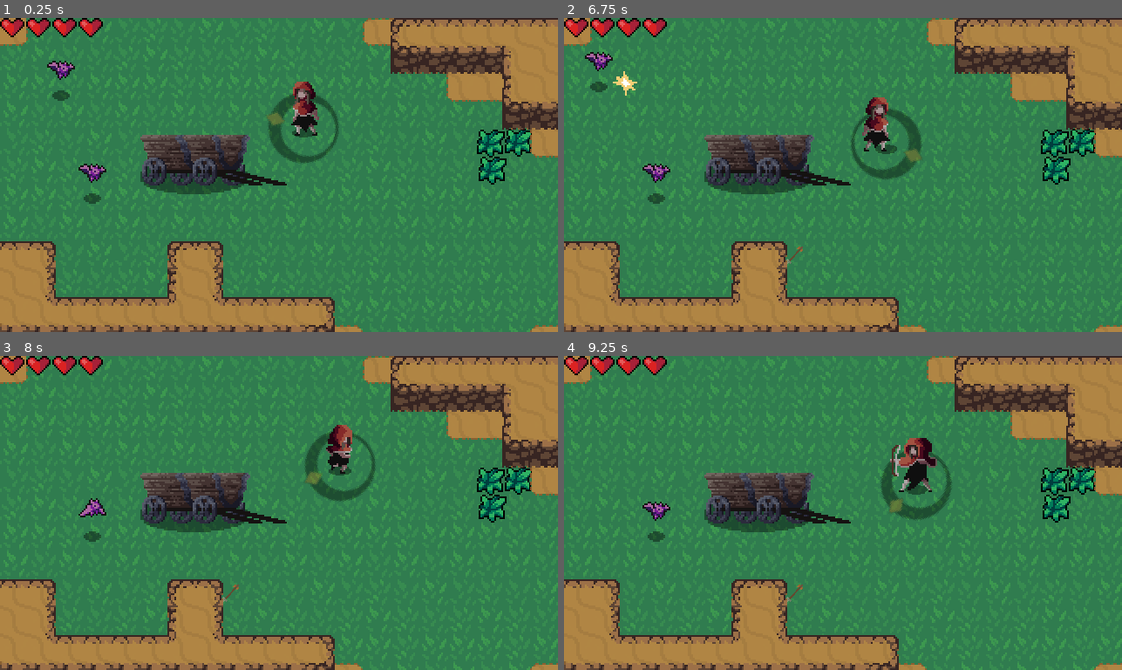
Above: before the commit, frames 1-4 (two rows, left to right).
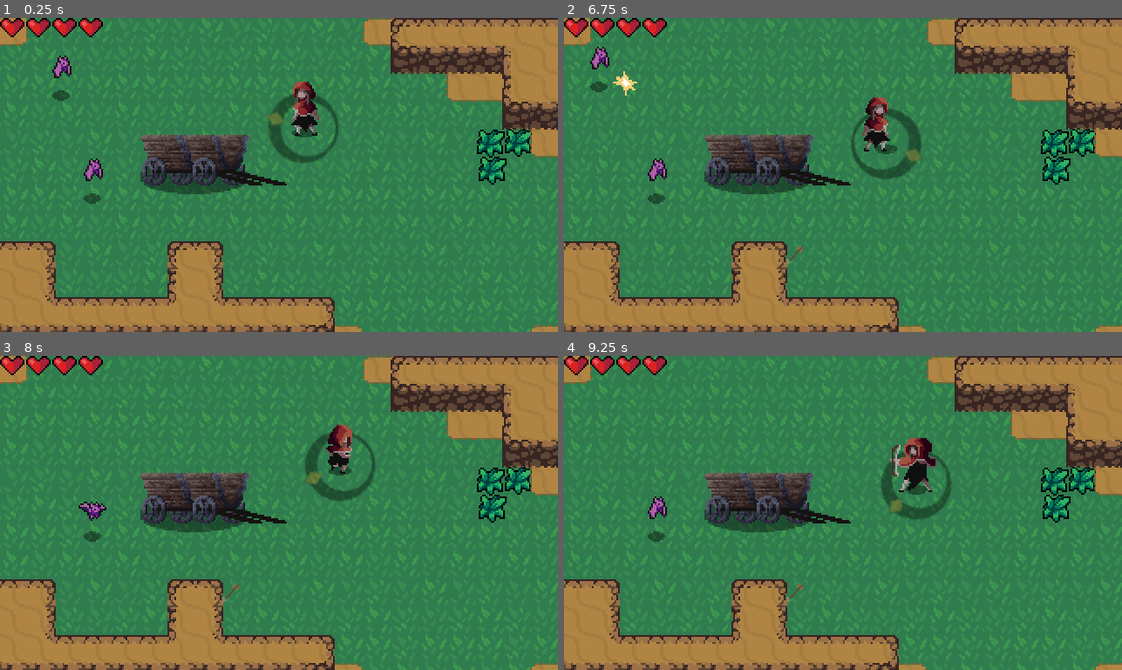
Above: after the commit, the same moments.

Repository: 2BytesGoat/godot-games
Game: Godot game, scene res://World/World.tscn
The game is run twice, just before and just after one commit, with the same random seed, the same clock (stepped at 60 frames per second) and the same inputs.
Inputs (mouse positions are in pixels of both pictures, inside the frame that each line leads up to):
- Up to frame 1 (0.25 s): no input
- Up to frame 2 (6.75 s): move the mouse to (965, 159) at 0.52 s; hold Right (ui_right) 0.53-1.28 s; click (965, 159) at 0.6 s; move the mouse to (731, 190) at 1.27 s; hold Down (ui_down) 1.28-2.03 s; right-click (731, 190) at 1.35 s; move the mouse to (898, 105) at 2.02 s; hold Right (ui_right) 2.03-2.78 s; click (898, 105) at 2.1 s; move the mouse to (815, 237) at 2.77 s; hold Up (ui_up) 2.78-3.53 s; right-click (815, 237) at 2.85 s; move the mouse to (1010, 222) at 3.52 s; hold Left (ui_left) 3.53-5.03 s; click (1010, 222) at 3.6 s; move the mouse to (675, 127) at 4.27 s; right-click (675, 127) at 4.35 s; move the mouse to (870, 175) at 5.02 s; hold Down (ui_down) 5.03-5.78 s; click (870, 175) at 5.1 s; move the mouse to (759, 96) at 5.77 s; hold Right (ui_right) 5.78-6.53 s; right-click (759, 96) at 5.85 s; move the mouse to (965, 159) at 6.52 s; hold Up (ui_up) from 6.53 s (still down); click (965, 159) at 6.6 s
- Up to frame 3 (8 s): move the mouse to (167, 528) at 7.27 s; release Up (ui_up) at 7.28 s; hold Right (ui_right) from 7.28 s (still down); right-click (167, 528) at 7.35 s
- Up to frame 4 (9.25 s): move the mouse to (898, 443) at 8.02 s; release Right (ui_right) at 8.03 s; hold Down (ui_down) 8.03-8.78 s; click (898, 443) at 8.1 s; move the mouse to (815, 575) at 8.77 s; hold Left (ui_left) from 8.78 s (still down); right-click (815, 575) at 8.85 s

The runs differ from the first frame. In frame 1, 0.4% of the frame differs, in the area x 8-20%, y 11-53%; in frame 2, 0.4%; in frame 3, 0.2%; in frame 4, 0.2%.

Commit message:
Add bat soft collision to prevent overlap

Diff:
--- /dev/null
+++ b/hearthbeast_with_a_twist/Boxes/SoftCollision.gd
@@ -0,0 +1,14 @@
+extends Area2D
+
+func is_colliding():
+	var areas = get_overlapping_areas()
+	return areas.size() > 0
+
+func get_push_vector():
+	var areas = get_overlapping_areas()
+	var push_vector = Vector2.ZERO
+	if is_colliding():
+		var area = areas[0]
+		push_vector = area.global_position.direction_to(global_position)
+		push_vector = push_vector.normalized()
+	return push_vector
--- /dev/null
+++ b/hearthbeast_with_a_twist/Boxes/SoftCollision.tscn
@@ -0,0 +1,10 @@
+[gd_scene load_steps=2 format=2]
+
+[ext_resource path="res://Boxes/SoftCollision.gd" type="Script" id=1]
+
+[node name="SoftCollision" type="Area2D"]
+collision_layer = 16
+collision_mask = 16
+script = ExtResource( 1 )
+
+[node name="CollisionShape2D" type="CollisionShape2D" parent="."]
--- a/hearthbeast_with_a_twist/Enemies/Bat.gd
+++ b/hearthbeast_with_a_twist/Enemies/Bat.gd
@@ -20,6 +20,7 @@
 onready var sprite = $BatAnimatedSprite
 onready var playerDetectionZone = $PlayerDetectionZone
 onready var hurtbox = $HurtBox
+onready var softCollision = $SoftCollision
 
 func _physics_process(delta):
 	knockback = knockback.move_toward(Vector2.ZERO, FRICTION * delta)
@@ -40,6 +41,8 @@
 			else:
 				state = IDLE
 
+	if softCollision.is_colliding():
+		velocity += softCollision.get_push_vector() * delta * 400
 	velocity = move_and_slide(velocity)
 
 func seek_player():
--- a/hearthbeast_with_a_twist/Enemies/Bat.tscn
+++ b/hearthbeast_with_a_twist/Enemies/Bat.tscn
@@ -7,6 +7,7 @@
 [ext_resource path="res://Stats.tscn" type="PackedScene" id=5]
 [ext_resource path="res://Enemies/PlayerDetectionZone.tscn" type="PackedScene" id=6]
 [ext_resource path="res://Boxes/HitBox.tscn" type="PackedScene" id=7]
+[ext_resource path="res://Boxes/SoftCollision.tscn" type="PackedScene" id=8]
 
 [sub_resource type="AtlasTexture" id=1]
 atlas = ExtResource( 2 )
@@ -49,6 +50,9 @@
 [sub_resource type="CircleShape2D" id=10]
 radius = 5.63737
 
+[sub_resource type="CircleShape2D" id=11]
+radius = 4.15519
+
 [node name="Bat" type="KinematicBody2D"]
 collision_layer = 0
 script = ExtResource( 4 )
@@ -60,7 +64,7 @@
 position = Vector2( 0, -12 )
 frames = SubResource( 6 )
 animation = "fly"
-frame = 1
+frame = 4
 playing = true
 
 [node name="BatShadow" type="Sprite" parent="."]
@@ -88,6 +92,11 @@
 [node name="CollisionShape2D" parent="HitBox" index="0"]
 position = Vector2( 0, -15 )
 shape = SubResource( 10 )
+
+[node name="SoftCollision" parent="." instance=ExtResource( 8 )]
+
+[node name="CollisionShape2D" parent="SoftCollision" index="0"]
+shape = SubResource( 11 )
 [connection signal="no_health" from="Stats" to="." method="_on_Stats_no_health"]
 [connection signal="area_entered" from="HurtBox" to="." method="_on_HurtBox_area_entered"]
 
@@ -96,3 +105,5 @@
 [editable path="PlayerDetectionZone"]
 
 [editable path="HitBox"]
+
+[editable path="SoftCollision"]
--- a/hearthbeast_with_a_twist/project.godot
+++ b/hearthbeast_with_a_twist/project.godot
@@ -100,3 +100,4 @@
 2d_physics/layer_2="Player"
 2d_physics/layer_3="PlayerHurtBox"
 2d_physics/layer_4="EnemyHurtBox"
+2d_physics/layer_5="SoftCollision"
Not shown: 1 places in hearthbeast_with_a_twist/Enemies/Bat.tscn that only renumber resources
